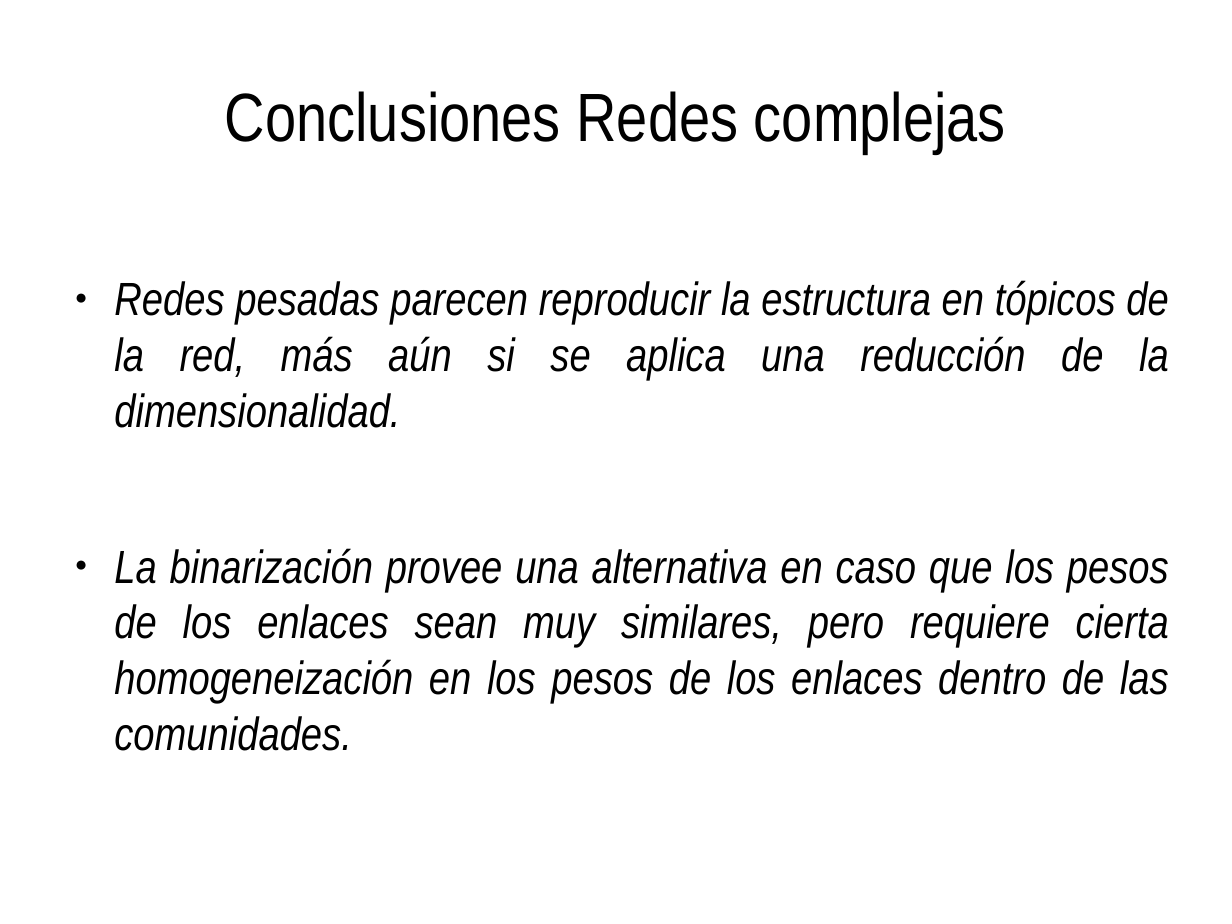
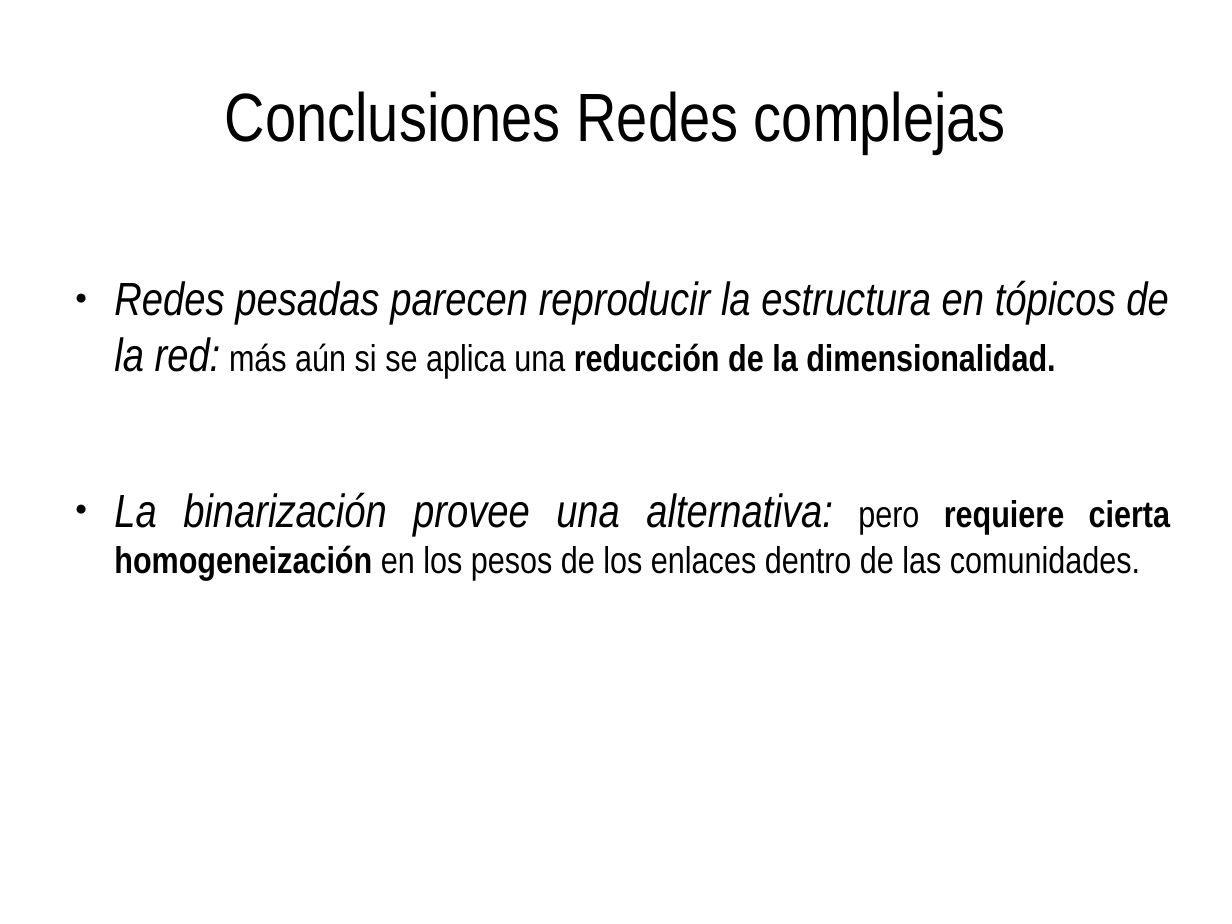
Before and after one commit to spinto88/Analisis_notas, a slide deck: slide 37 of Presentacion_analisis.odp (slide 34 before the commit). Drawn at 1232x924 pixels with LibreOffice and Linux fonts; fonts in the diff are those of the drawing. Boxes give left, top, right and bottom in pixels: in the first picture for what was removed or moved away, otherwise in the second. Text is boxed around its words. In the diff, an @@ line names an element or a change of style, - is before the commit and + after.

```diff
--- a/Presentacion_analisis.odp
+++ b/Presentacion_analisis.odp
@@ text at <box>114,280,1170,581</box>: text changed; size 30 to 24 pt; italic off @@
-● Redes pesadas parecen reproducir la estructura en tópicos de la red, más aún si se aplica una reducción de la dimensionalidad.
-● La binarización provee una alternativa en caso que los pesos de los enlaces sean muy similares, pero requiere cierta homogeneización en los pesos de los enlaces dentro de las comunidades.
+● Redes pesadas parecen reproducir la estructura en tópicos de la red: más aún si se aplica una reducción de la dimensionalidad.
+● La binarización provee una alternativa: pero requiere cierta homogeneización en los pesos de los enlaces dentro de las comunidades.
```
Also in this commit, not shown: 5 other slides changed, 3 slides added, 5 other files.
